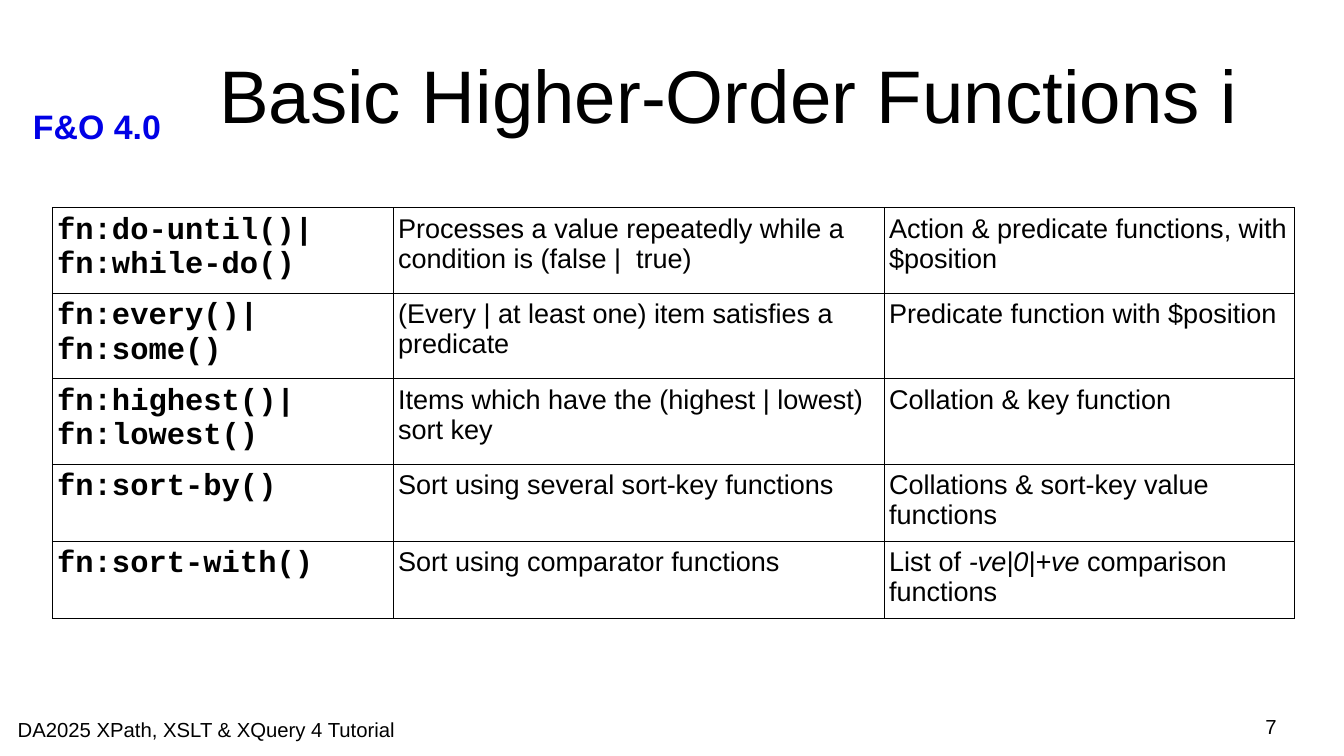
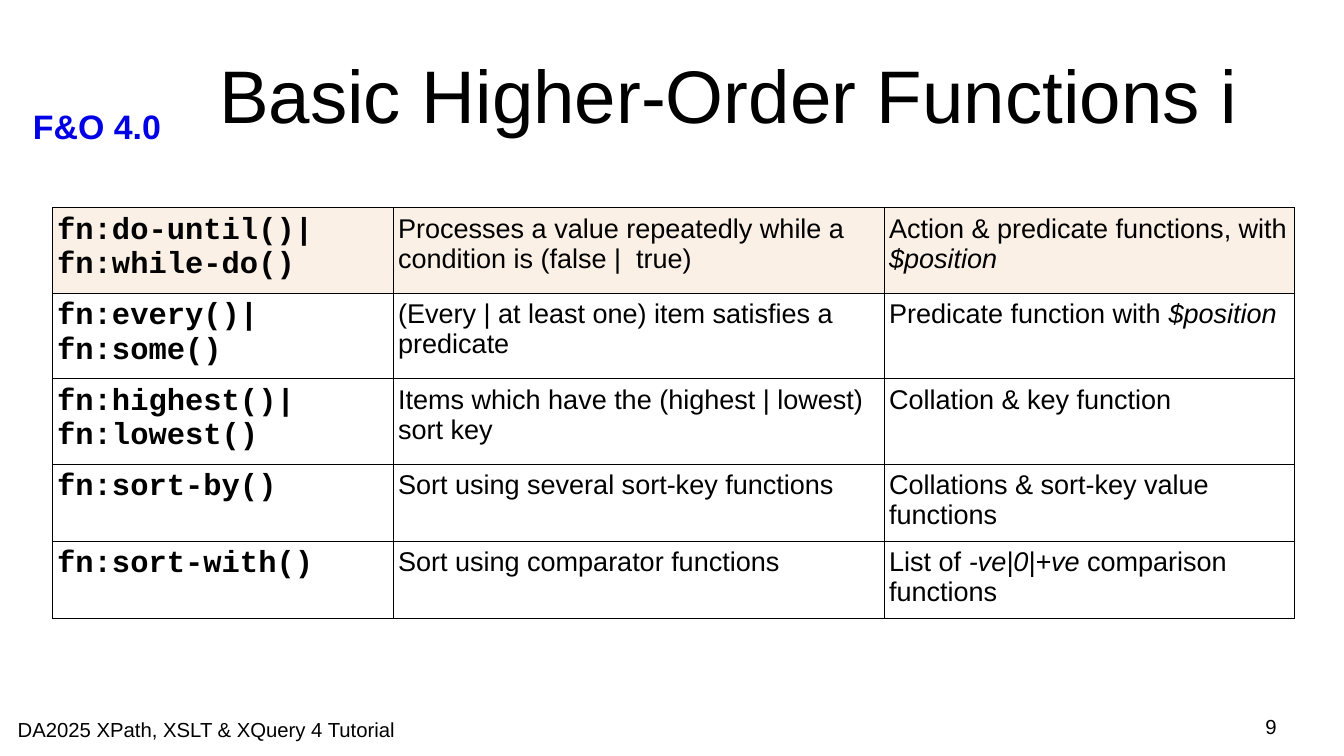
Before and after one commit to johnlumley/johnlumley.github.io, a slide deck: slide 9 of DA2025/slides/QT4-FO.odp (slide 7 before the commit). Drawn at 1344x756 pixels with LibreOffice and Linux fonts; fonts in the diff are those of the drawing; background and template pictures are left out. Boxes give left, top, right and bottom in pixels: in the first picture for what was removed or moved away, otherwise in the second. Text is boxed around its words. In the diff, an @@ line names an element or a change of style, - is before the commit and + after.

```diff
--- a/DA2025/slides/QT4-FO.odp
+++ b/DA2025/slides/QT4-FO.odp
@@ table at [52,207,1296,606] @@
@@ fill none to #FAF0E6 in row 1 @@
@@ italic on in "$position", "$position" @@
@@ page number at [1265,720,1276,735]: text changed @@
-7
+9
```
Also in this commit, not shown: 5 other slides changed, 3 slides added, 4 other files.
